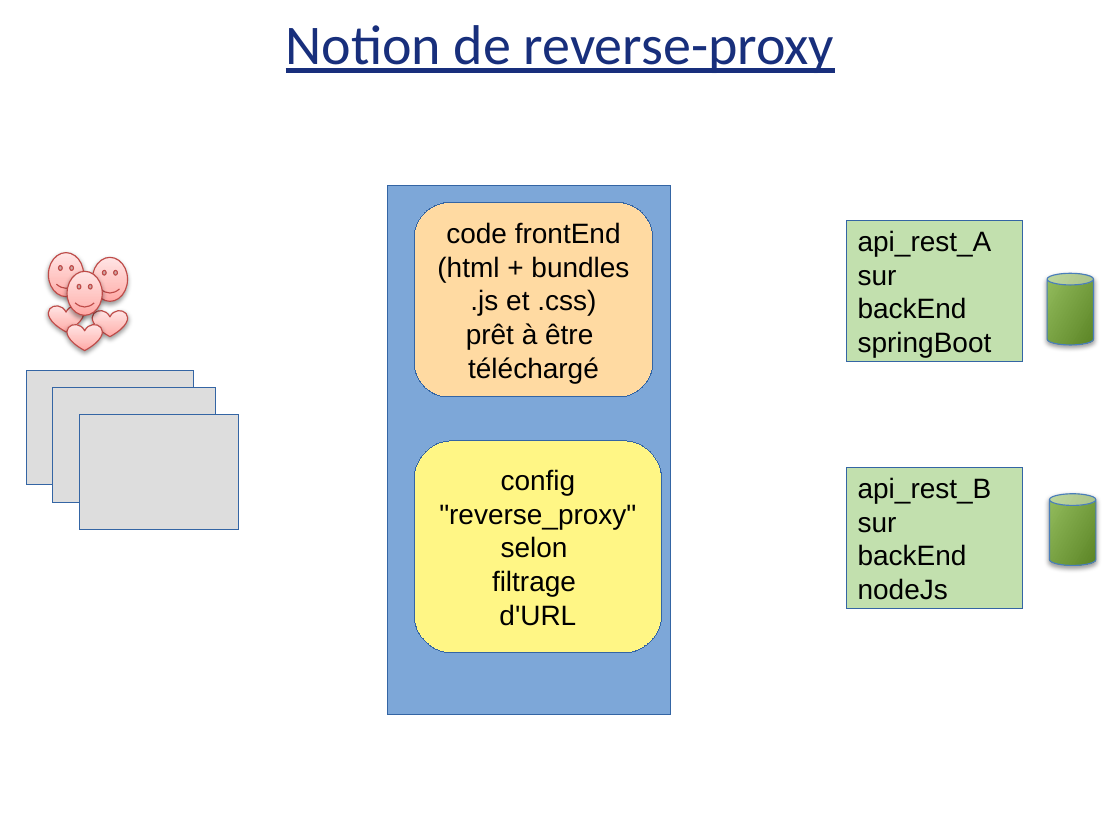
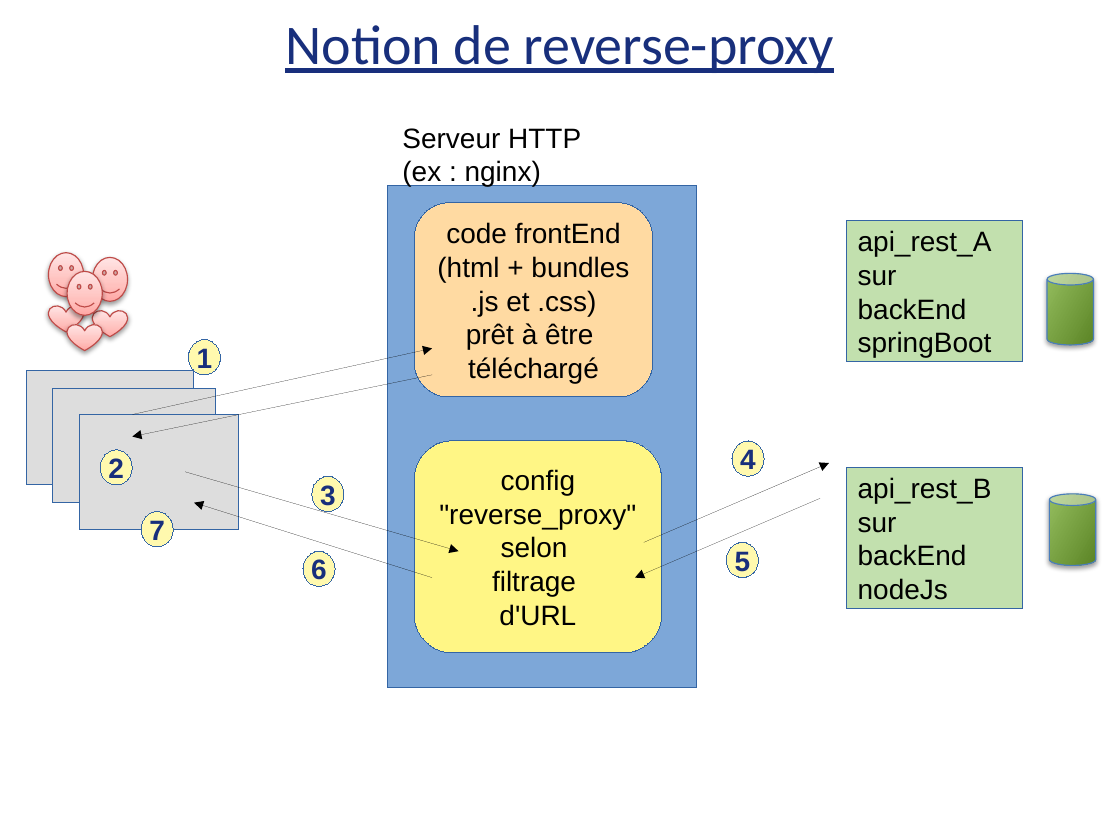
Before and after one commit to didier-tp/afc2021, a slide deck: slide 4 of docs/infrastructures_cloud_et_microservices.pptx. Drawn at 1120x840 pixels with LibreOffice and Linux fonts; fonts in the diff are those of the drawing. Boxes give left, top, right and bottom in pixels: in the first picture for what was removed or moved away, otherwise in the second. Text is boxed around its words. In the diff, an @@ line names an element or a change of style, - is before the commit and + after.

```diff
--- a/docs/infrastructures_cloud_et_microservices.pptx
+++ b/docs/infrastructures_cloud_et_microservices.pptx
@@ text added at [402, 128, 581, 186], 18 pt, text #000000 @@
+Serveur HTTP
+(ex : nginx)
@@ rectangle: place and size @@
-rectangle at [388, 185, 670, 713]
+rectangle at [388, 185, 697, 688]
@@ arrow added from (132, 414) to (432, 348), #000000 0.75 pt @@
@@ ellipse added at [188, 339, 221, 374], fill #FFF9AE, outline #3465A4 0.75 pt, 18 pt, text #182F7C, bold @@
+1
@@ arrow added from (432, 375) to (132, 437), #000000 0.75 pt @@
@@ freeform shape "config" at [414, 441, 661, 653]: outline redrawn @@
@@ ellipse added at [732, 441, 765, 476], fill #FFF9AE, outline #3465A4 0.75 pt, 18 pt, text #182F7C, bold @@
+4
@@ ellipse added at [100, 450, 132, 485], fill #FFF9AE, outline #3465A4 0.75 pt, 18 pt, text #182F7C, bold @@
+2
@@ arrow added from (185, 472) to (458, 551), #000000 0.75 pt @@
@@ ellipse added at [311, 476, 344, 511], fill #FFF9AE, outline #3465A4 0.75 pt, 18 pt, text #182F7C, bold @@
+3
@@ arrow added from (644, 542) to (829, 463), #000000 0.75 pt @@
@@ arrow added from (432, 578) to (194, 503), #000000 0.75 pt @@
@@ arrow added from (820, 498) to (635, 578), #000000 0.75 pt @@
@@ ellipse added at [141, 512, 174, 547], fill #FFF9AE, outline #3465A4 0.75 pt, 18 pt, text #182F7C, bold @@
+7
@@ ellipse added at [304, 551, 336, 586], fill #FFF9AE, outline #3465A4 0.75 pt, 18 pt, text #182F7C, bold @@
+6
@@ ellipse added at [726, 542, 758, 577], fill #FFF9AE, outline #3465A4 0.75 pt, 18 pt, text #182F7C, bold @@
+5
```
Also in this commit, not shown: 1 other slide changed, 4 other files.
